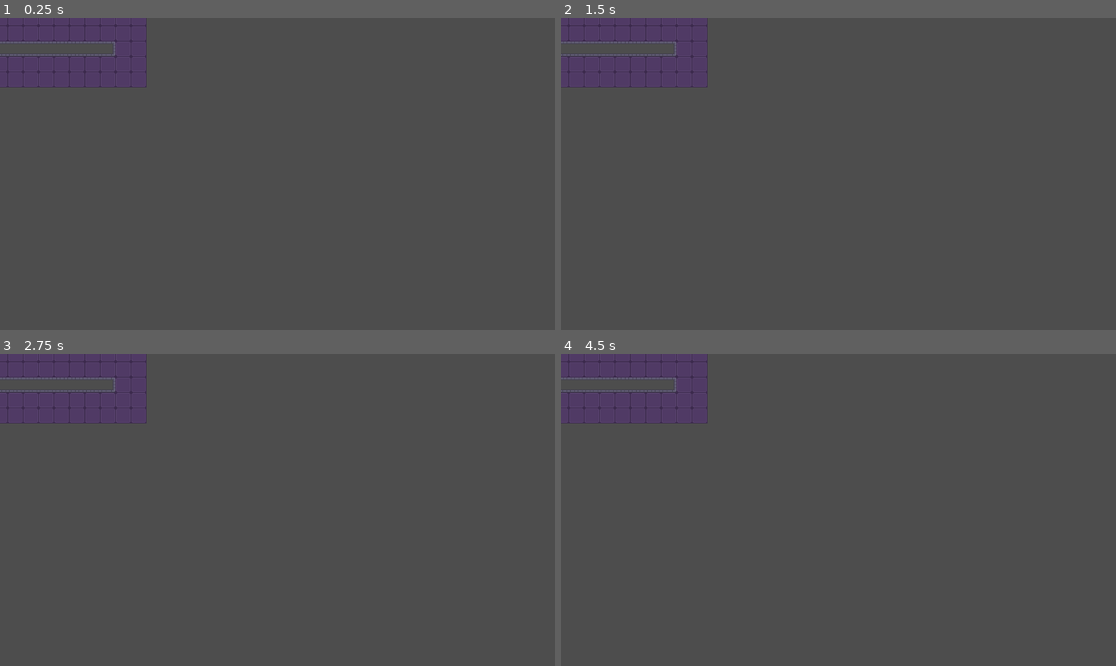
Above: before the commit, frames 1-4 (two rows, left to right).
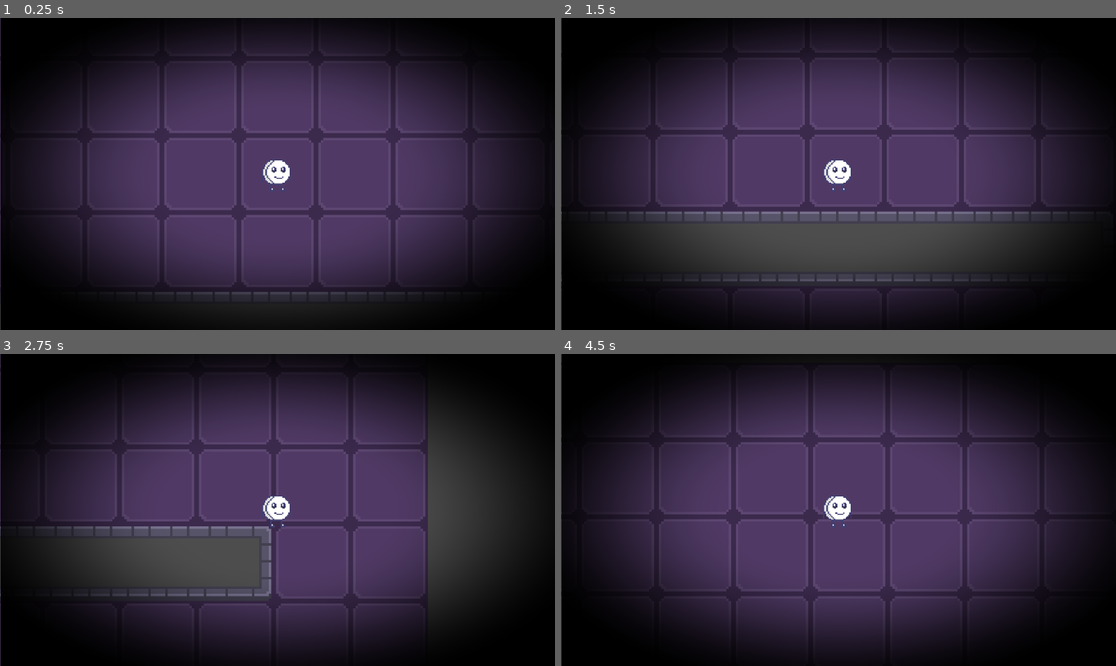
Above: after the commit, the same moments.

Repository: Kerbx/drum-knights
Game: Godot game, scene res://Scenes/Levels/level2.tscn
Same seed, same stepped clock (60 frames per second), same inputs: the game is played once before the commit and once after it. This scene is started directly instead of the project's main scene.
Inputs:
- Up to frame 1 (0.25 s): no input
- Up to frame 2 (1.5 s): tap Enter at 0.5 s; hold D (move_right) 0.53-1.28 s; hold S (move_down) from 1.28 s (still down)
- Up to frame 3 (2.75 s): tap Space at 2 s; release S (move_down) at 2.03 s; hold D (move_right) from 2.03 s (still down)
- Up to frame 4 (4.5 s): release D (move_right) at 2.78 s; hold W (move_up) 2.78-3.53 s; hold Left (move_left) from 3.53 s (still down)

The runs differ from the first frame. In frame 1, 81% of the frame differs, in the area x 0-100%, y 0-100%; in frame 2, 77%; in frame 3, 77%; in frame 4, 81%.

Commit message:
fixed spawn player.

Diff:
--- a/Scripts/level.gd
+++ b/Scripts/level.gd
@@ -1,18 +1,17 @@
 extends Node
+
 
 var playerScene = preload("res://Scenes/player.tscn")
 
 
-
 func _enter_tree():
 	var player = playerScene.instantiate()
-	for child in get_parent().get_children():
+	for child in get_children():
 		if child.name == "spawnPoint":
 			child.add_child(player)
 			print(child.name)
 			break
 
 
-
 func _process(delta):
 	pass
